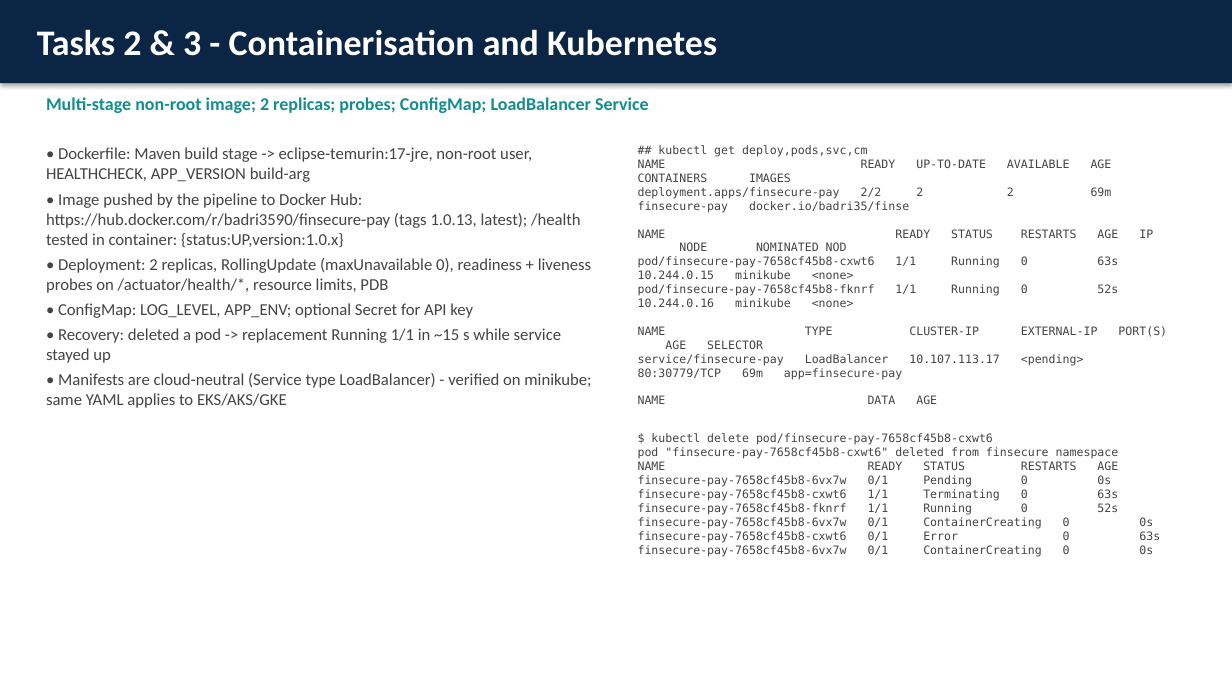
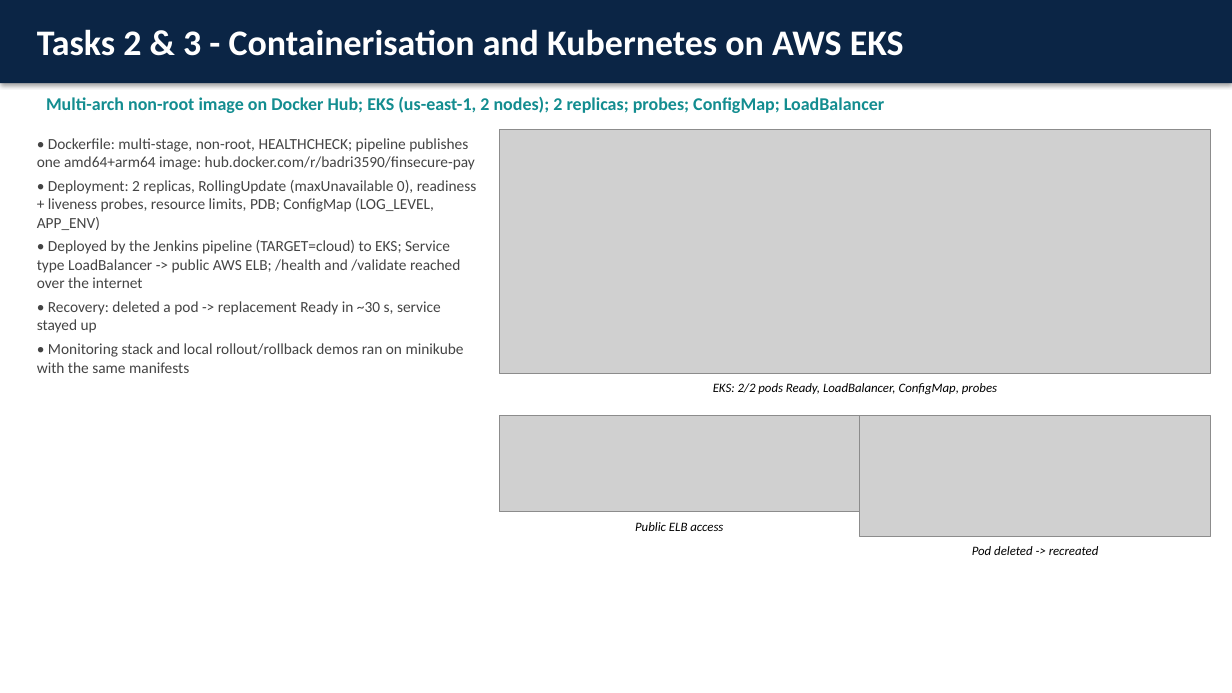
Before and after one commit to badri35/capstone, a slide deck: slide 3 of FinSecure-Pay-Capstone.pptx. Drawn at 1232x693 pixels with LibreOffice and Linux fonts; fonts in the diff are those of the drawing; grey boxes stand for pictures. Boxes give left, top, right and bottom in pixels: in the first picture for what was removed or moved away, otherwise in the second. Text is boxed around its words. In the diff, an @@ line names an element or a change of style, - is before the commit and + after.

Commit message:
docs: EKS deployment evidence, screenshots and refreshed deck

```diff
--- a/FinSecure-Pay-Capstone.pptx
+++ b/FinSecure-Pay-Capstone.pptx
@@ text in rectangle at [37,29,904,56]: text changed @@
-Tasks 2 & 3 - Containerisation and Kubernetes
+Tasks 2 & 3 - Containerisation and Kubernetes on AWS EKS
@@ text at [46,97,884,113]: text changed @@
-Multi-stage non-root image; 2 replicas; probes; ConfigMap; LoadBalancer Service
+Multi-arch non-root image on Docker Hub; EKS (us-east-1, 2 nodes); 2 replicas; probes; ConfigMap; LoadBalancer
@@ text at [37,138,477,373]: text changed; size 13 to 12 pt @@
-• Dockerfile: Maven build stage -> eclipse-temurin:17-jre, non-root user, HEALTHCHECK, APP_VERSION build-arg
-• Image pushed by the pipeline to Docker Hub: https://hub.docker.com/r/badri3590/finsecure-pay (tags 1.0.13, latest); /health tested in container: {status:UP,version:1.0.x}
-• Deployment: 2 replicas, RollingUpdate (maxUnavailable 0), readiness + liveness probes on /actuator/health/*, resource limits, PDB
-• ConfigMap: LOG_LEVEL, APP_ENV; optional Secret for API key
-• Recovery: deleted a pod -> replacement Running 1/1 in ~15 s while service stayed up
-• Manifests are cloud-neutral (Service type LoadBalancer) - verified on minikube; same YAML applies to EKS/AKS/GKE
+• Dockerfile: multi-stage, non-root, HEALTHCHECK; pipeline publishes one amd64+arm64 image: hub.docker.com/r/badri3590/finsecure-pay
+• Deployment: 2 replicas, RollingUpdate (maxUnavailable 0), readiness + liveness probes, resource limits, PDB; ConfigMap (LOG_LEVEL, APP_ENV)
+• Deployed by the Jenkins pipeline (TARGET=cloud) to EKS; Service type LoadBalancer -> public AWS ELB; /health and /validate reached over the internet
+• Recovery: deleted a pod -> replacement Ready in ~30 s, service stayed up
+• Monitoring stack and local rollout/rollback demos ran on minikube with the same manifests
@@ picture added at [499,129,1211,373] @@
@@ text removed at [638,145,1153,556] @@
-## kubectl get deploy,pods,svc,cm
-NAME READY UP-TO-DATE AVAILABLE AGE CONTAINERS IMAGES
-deployment.apps/finsecure-pay 2/2 2 2 69m finsecure-pay docker.io/badri35/finse
-NAME READY STATUS RESTARTS AGE IP NODE NOMINATED NOD
-pod/finsecure-pay-7658cf45b8-cxwt6 1/1 Running 0 63s 10.244.0.15 minikube <none>
-pod/finsecure-pay-7658cf45b8-fknrf 1/1 Running 0 52s 10.244.0.16 minikube <none>
-NAME TYPE CLUSTER-IP EXTERNAL-IP PORT(S) AGE SELECTOR
-service/finsecure-pay LoadBalancer 10.107.113.17 <pending> 80:30779/TCP 69m app=finsecure-pay
-NAME DATA AGE
-$ kubectl delete pod/finsecure-pay-7658cf45b8-cxwt6
-pod "finsecure-pay-7658cf45b8-cxwt6" deleted from finsecure namespace
-NAME READY STATUS RESTARTS AGE
-finsecure-pay-7658cf45b8-6vx7w 0/1 Pending 0 0s
-finsecure-pay-7658cf45b8-cxwt6 1/1 Terminating 0 63s
-finsecure-pay-7658cf45b8-fknrf 1/1 Running 0 52s
-finsecure-pay-7658cf45b8-6vx7w 0/1 ContainerCreating 0 0s
-finsecure-pay-7658cf45b8-cxwt6 0/1 Error 0 63s
-finsecure-pay-7658cf45b8-6vx7w 0/1 ContainerCreating 0 0s
@@ text added at [713,383,997,395], 10 pt, text #000000, italic @@
+EKS: 2/2 pods Ready, LoadBalancer, ConfigMap, probes
@@ picture added at [499,416,860,512] @@
@@ picture added at [860,416,1211,536] @@
@@ text added at [635,522,723,531], 10 pt, text #000000, italic @@
+Public ELB access
@@ text added at [972,546,1099,555], 10 pt, text #000000, italic @@
+Pod deleted -> recreated
```
Also in this commit, not shown: 4 other slides changed, 8 other files.
